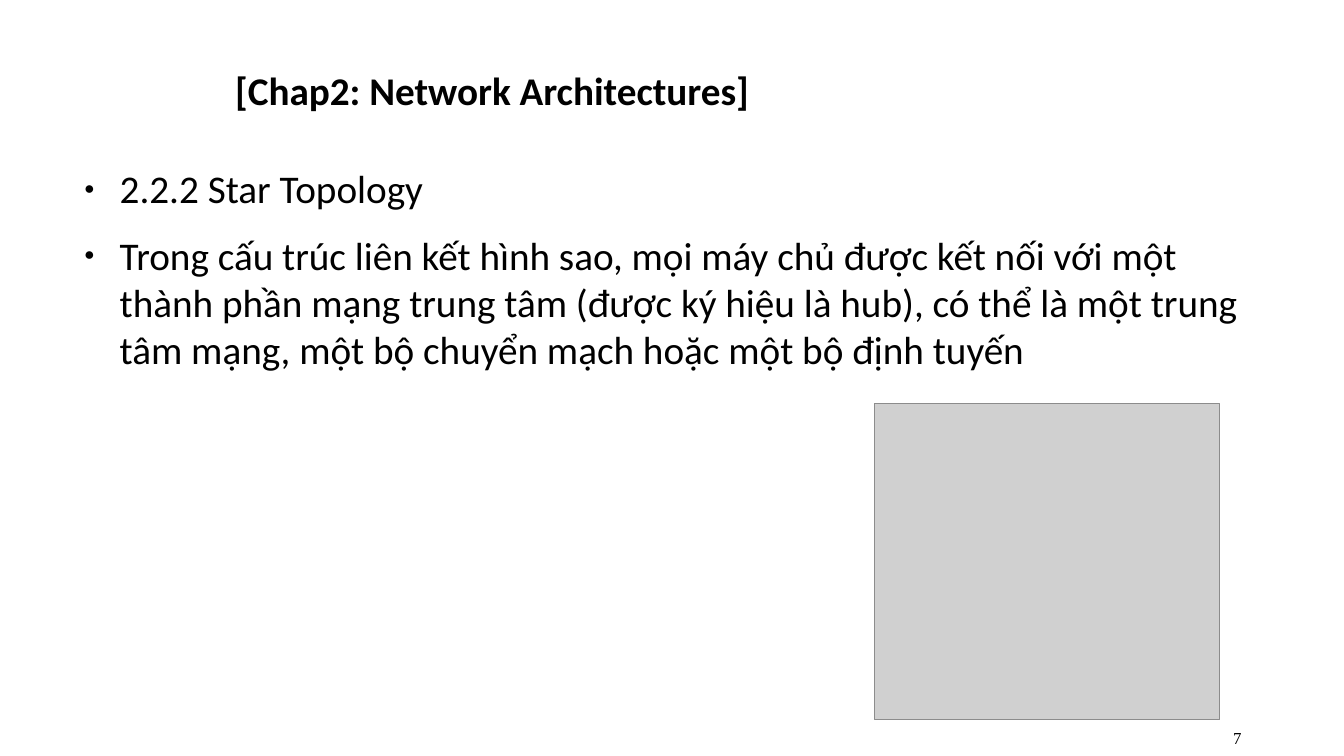
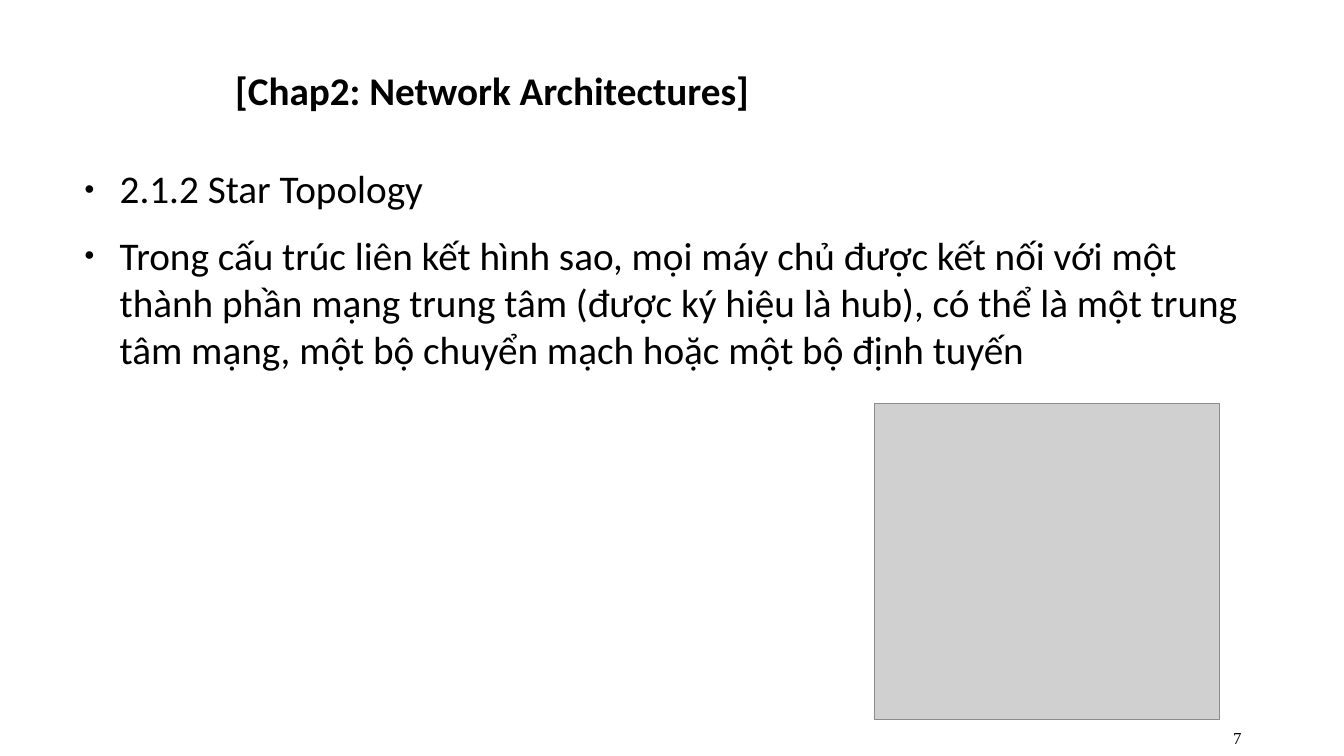
Before and after one commit to quang-vn26/Advanced-Network-Programming-Tieng-Viet-, a slide deck: slide 7 of pp1.pptx. Drawn at 1344x756 pixels with LibreOffice and Linux fonts; fonts in the diff are those of the drawing; grey boxes stand for pictures; background and template pictures are left out. Boxes give left, top, right and bottom in pixels: in the first picture for what was removed or moved away, otherwise in the second. Text is boxed around its words. In the diff, an @@ line names an element or a change of style, - is before the commit and + after.

```diff
--- a/pp1.pptx
+++ b/pp1.pptx
@@ text at (120, 175, 423, 210): text changed @@
-● 2.2.2 Star Topology
+● 2.1.2 Star Topology
```
Also in this commit, not shown: 15 other slides changed, 11 slides added, 2 slides removed.
